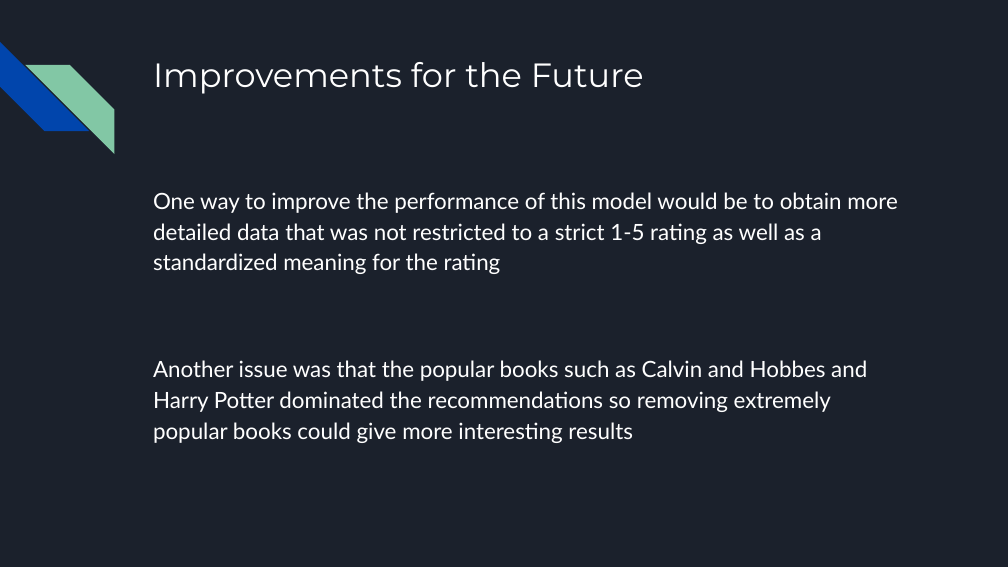
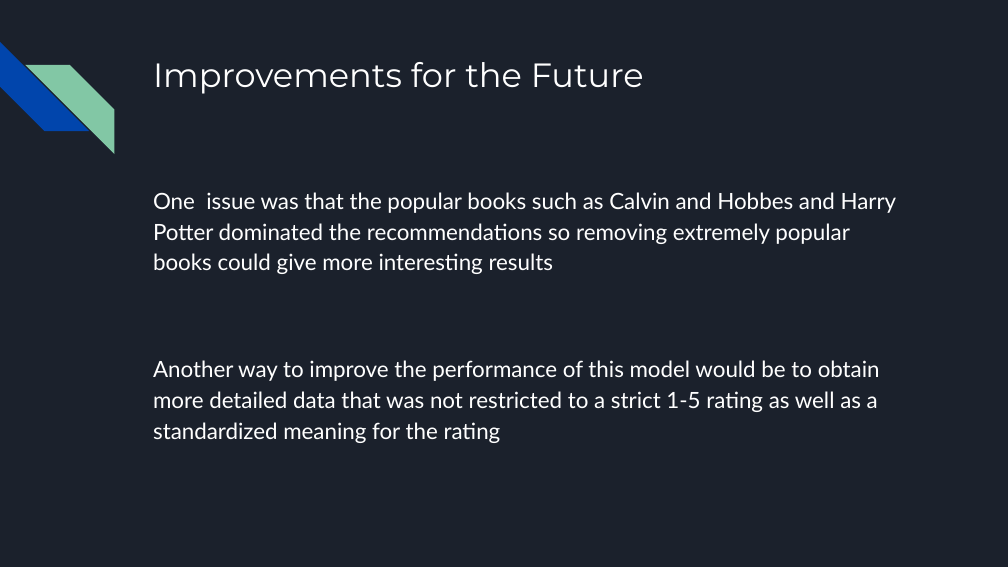
Before and after one commit to dsouzaj98/Book_Recommender, a slide deck: slide 8 of Book Recommender.pptx. Drawn at 1008x567 pixels with LibreOffice and Linux fonts; fonts in the diff are those of the drawing. Boxes give left, top, right and bottom in pixels: in the first picture for what was removed or moved away, otherwise in the second. Text is boxed around its words. In the diff, an @@ line names an element or a change of style, - is before the commit and + after.

Commit message:
edit presentation

```diff
--- a/Book Recommender.pptx
+++ b/Book Recommender.pptx
@@ text at (153, 192, 897, 443): text changed @@
-One way to improve the performance of this model would be to obtain more detailed data that was not restricted to a strict 1-5 rating as well as a standardized meaning for the rating
-Another issue was that the popular books such as Calvin and Hobbes and Harry Potter dominated the recommendations so removing extremely popular books could give more interesting results
+One issue was that the popular books such as Calvin and Hobbes and Harry Potter dominated the recommendations so removing extremely popular books could give more interesting results
+Another way to improve the performance of this model would be to obtain more detailed data that was not restricted to a strict 1-5 rating as well as a standardized meaning for the rating
```
Also in this commit, not shown: 2 other slides changed, 16 other files.
